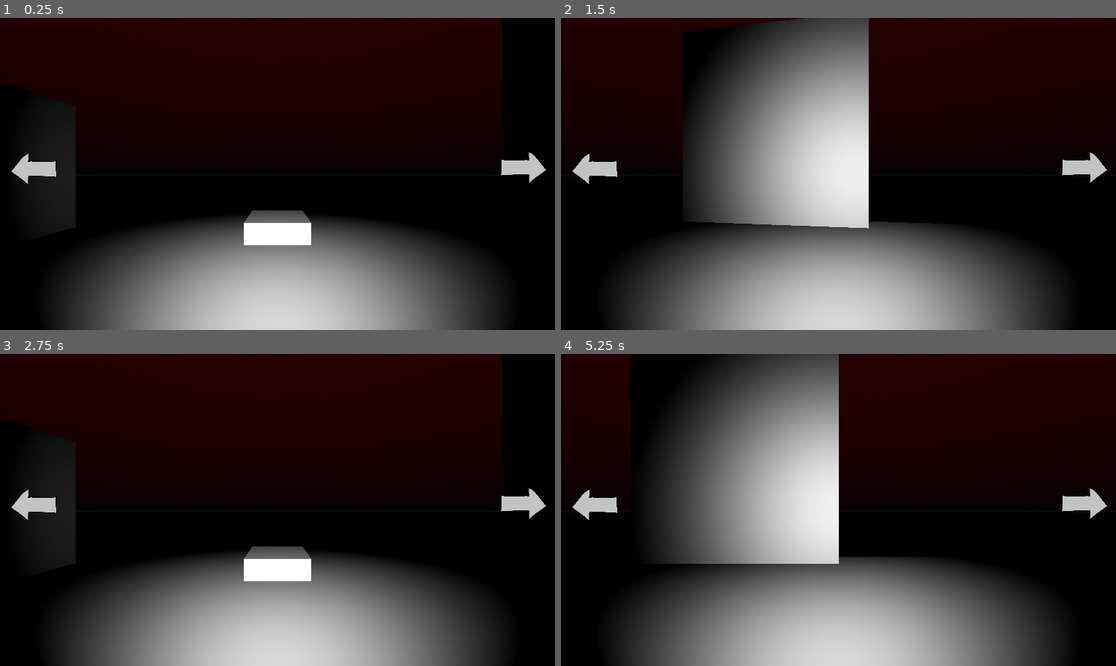
Above: before the commit, frames 1-4 (two rows, left to right).
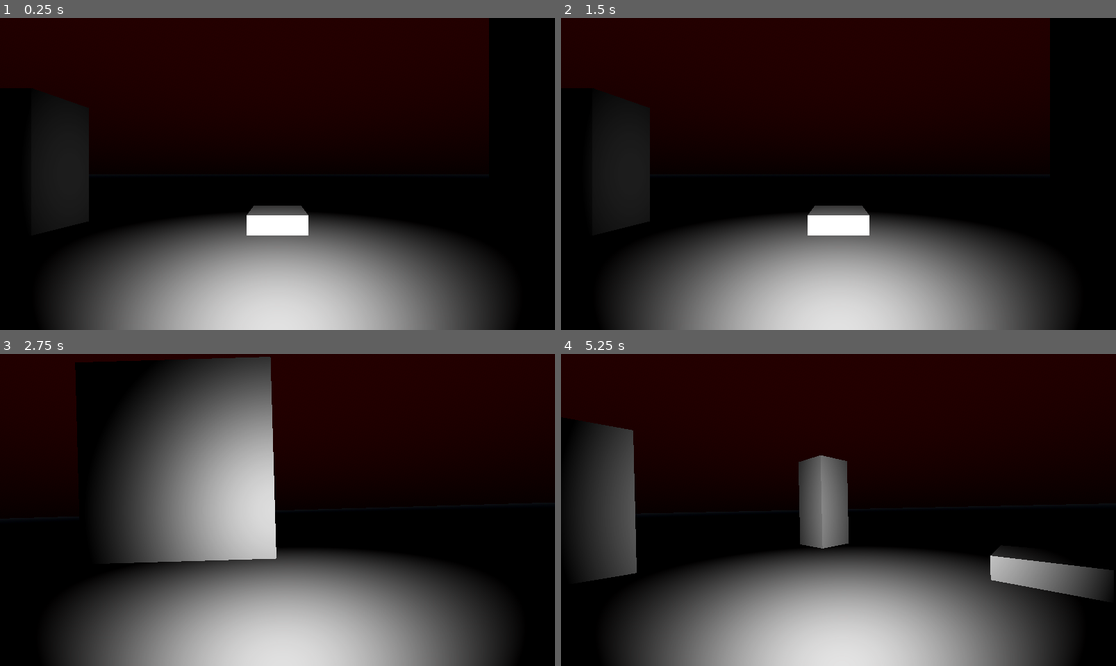
Above: after the commit, the same moments.

Repository: sinismylastname/White-Noise
Game: Godot game, scene res://main_game.tscn
Same seed, same stepped clock (60 frames per second), same inputs: the game is played once before the commit and once after it.
Inputs (mouse positions are in pixels of both pictures, inside the frame that each line leads up to):
- Up to frame 1 (0.25 s): no input
- Up to frame 2 (1.5 s): click (1082, 167) at 0.52 s; click (594, 167) at 1.27 s
- Up to frame 3 (2.75 s): tap Enter at 2 s; move the mouse to (399, 494) at 2.02 s; hold Right from 2.03 s (still down); tap A (Look Left, bound only after the commit) at 2.1 s; tap D (Look Right, bound only after the commit) at 2.3 s
- Up to frame 4 (5.25 s): move the mouse to (727, 525) at 2.77 s; release Right at 2.78 s; hold S (Move Backward, bound only after the commit) 2.78-3.53 s; tap D (Look Right, bound only after the commit) at 2.85, 3.8, 4.35 s; tap A (Look Left, bound only after the commit) at 3.05, 3.6, 4.55 s; tap Space at 3.5 s; move the mouse to (894, 441) at 3.52 s; hold Right 3.53-4.28 s; move the mouse to (810, 572) at 4.27 s; hold W (Move Forward, bound only after the commit) 4.28-5.03 s; tap Enter at 5 s; move the mouse to (1005, 556) at 5.02 s; hold Left from 5.03 s (still down); tap Alt at 5.1 s

The runs differ from the first frame. In frame 1, 2.9% of the frame differs, in the area x 0-99%, y 0-73%; in frame 2, 27%; in frame 3, 26%; in frame 4, 31%, in the area x 0-100%, y 0-80%.

Commit message:
movement, camera

Diff:
--- /dev/null
+++ b/control.tscn
@@ -0,0 +1,9 @@
+[gd_scene format=3 uid="uid://dmdpwiqyen7im"]
+
+[node name="Control" type="Control"]
+layout_mode = 3
+anchors_preset = 15
+anchor_right = 1.0
+anchor_bottom = 1.0
+grow_horizontal = 2
+grow_vertical = 2
--- a/main_game.tscn
+++ b/main_game.tscn
@@ -37,8 +37,8 @@
 shadow_enabled = true
 
 [node name="floor" type="CSGBox3D" parent="."]
-transform = Transform3D(1, 0, 0, 0, 1, 0, 0, 0, 1, 0, -0.13357544, 0)
-size = Vector3(10.725586, 0.03765869, 12.024414)
+transform = Transform3D(1, 0, 0, 0, 1, 0, 0, 0, 1, -1.9058228, -0.13357544, 4.0938873)
+size = Vector3(37.25818, 0.03765869, 31.104584)
 
 [node name="Player" parent="." instance=ExtResource("1_1oj5k")]
 
--- a/project.godot
+++ b/project.godot
@@ -19,6 +19,33 @@
 
 enabled=PackedStringArray("res://addons/godot_super-wakatime/plugin.cfg")
 
+[input]
+
+"Move Forward"={
+"deadzone": 0.2,
+"events": [Object(InputEventKey,"resource_local_to_scene":false,"resource_name":"","device":-1,"window_id":0,"alt_pressed":false,"shift_pressed":false,"ctrl_pressed":false,"meta_pressed":false,"pressed":false,"keycode":0,"physical_keycode":87,"key_label":0,"unicode":119,"location":0,"echo":false,"script":null)
+, Object(InputEventKey,"resource_local_to_scene":false,"resource_name":"","device":-1,"window_id":0,"alt_pressed":false,"shift_pressed":false,"ctrl_pressed":false,"meta_pressed":false,"pressed":false,"keycode":0,"physical_keycode":4194320,"key_label":0,"unicode":0,"location":0,"echo":false,"script":null)
+]
+}
+"Move Backward"={
+"deadzone": 0.2,
+"events": [Object(InputEventKey,"resource_local_to_scene":false,"resource_name":"","device":-1,"window_id":0,"alt_pressed":false,"shift_pressed":false,"ctrl_pressed":false,"meta_pressed":false,"pressed":false,"keycode":0,"physical_keycode":83,"key_label":0,"unicode":115,"location":0,"echo":false,"script":null)
+, Object(InputEventKey,"resource_local_to_scene":false,"resource_name":"","device":-1,"window_id":0,"alt_pressed":false,"shift_pressed":false,"ctrl_pressed":false,"meta_pressed":false,"pressed":false,"keycode":0,"physical_keycode":4194322,"key_label":0,"unicode":0,"location":0,"echo":false,"script":null)
+]
+}
+"Look Left"={
+"deadzone": 0.2,
+"events": [Object(InputEventKey,"resource_local_to_scene":false,"resource_name":"","device":-1,"window_id":0,"alt_pressed":false,"shift_pressed":false,"ctrl_pressed":false,"meta_pressed":false,"pressed":false,"keycode":0,"physical_keycode":65,"key_label":0,"unicode":97,"location":0,"echo":false,"script":null)
+, Object(InputEventKey,"resource_local_to_scene":false,"resource_name":"","device":-1,"window_id":0,"alt_pressed":false,"shift_pressed":false,"ctrl_pressed":false,"meta_pressed":false,"pressed":false,"keycode":0,"physical_keycode":4194319,"key_label":0,"unicode":0,"location":0,"echo":false,"script":null)
+]
+}
+"Look Right"={
+"deadzone": 0.2,
+"events": [Object(InputEventKey,"resource_local_to_scene":false,"resource_name":"","device":-1,"window_id":0,"alt_pressed":false,"shift_pressed":false,"ctrl_pressed":false,"meta_pressed":false,"pressed":false,"keycode":0,"physical_keycode":68,"key_label":0,"unicode":100,"location":0,"echo":false,"script":null)
+, Object(InputEventKey,"resource_local_to_scene":false,"resource_name":"","device":-1,"window_id":0,"alt_pressed":false,"shift_pressed":false,"ctrl_pressed":false,"meta_pressed":false,"pressed":false,"keycode":0,"physical_keycode":4194321,"key_label":0,"unicode":0,"location":0,"echo":false,"script":null)
+]
+}
+
 [rendering]
 
 renderer/rendering_method="gl_compatibility"
--- /dev/null
+++ b/scenes/pixelate.gdshader
@@ -0,0 +1,16 @@
+shader_type canvas_item;
+
+// 1. Tell Godot to grab the screen buffer
+uniform sampler2D screen_texture : hint_screen_texture, repeat_disable, filter_nearest;
+uniform int amount = 40;
+
+void fragment()
+{
+    // 2. Use SCREEN_UV instead of UV
+    vec2 grid_uv = round(SCREEN_UV * float(amount)) / float(amount);
+
+    // 3. Use the screen_texture sampler
+    vec4 text = texture(screen_texture, grid_uv);
+
+    COLOR = text;
+}
--- /dev/null
+++ b/scenes/pixelate_shader.tscn
@@ -0,0 +1,7 @@
+[gd_scene format=3 uid="uid://bl085isvh8unh"]
+
+[node name="SHADER" type="ColorRect"]
+offset_right = 1152.0
+offset_bottom = 648.0
+mouse_filter = 2
+color = Color(1, 1, 1, 0)
--- a/scenes/player.gd
+++ b/scenes/player.gd
@@ -1,23 +1,98 @@
-extends Node3D
+extends CharacterBody3D
 
 @onready var button_left = $Camera3D/PlayerUI/Left
 @onready var button_right = $Camera3D/PlayerUI/Right
+@onready var camera = $Camera
+@onready var flashlight = $Camera/Flashlight
 
 var target_rotation_y: float = 0.0
-var able_to_turn = true
+var max_velocity_z: float = 20.0
+var able_to_turn: bool = true
+var able_to_move:bool = true
+var current_angle: float
+
 
 func _init() -> void:
 	pass
 
+func _input(event: InputEvent) -> void:
+	handle_rotation()
+	handle_movement()
+	current_angle = posmod(int(target_rotation_y), 360)
+
+
+func handle_rotation() -> void:
+	if Input.is_action_just_pressed("Look Left"):
+		if able_to_turn:
+			target_rotation_y += 90
+			animate_rotation()
+		else:
+			pass
+	elif Input.is_action_just_pressed("Look Right"):
+		if able_to_turn:
+			target_rotation_y -= 90
+			animate_rotation()
+		else:
+			pass
+
+func handle_movement() -> void:
+	var angle = posmod(int(target_rotation_y), 360)
+
+	if angle == 90 or angle == 270:
+		able_to_move = false
+		return
+	elif angle == 0 or angle == 360:
+		able_to_move = true
+
+	if not able_to_move:
+		return
+
+	if Input.is_action_just_pressed("Move Forward"):
+		if angle == 0:
+			velocity.z -= 5.0
+		elif angle == 180:
+			velocity.z += 5.0
+
+	elif Input.is_action_just_pressed("Move Backward"):
+		if angle == 0:
+			velocity.z += 5.0
+		elif angle == 180:
+			velocity.z -= 5.0
+
+func handle_camera():
+	var mouse_pos = get_viewport().get_mouse_position()
+
+	var center_x = DisplayServer.window_get_size().x / 2
+	var offset_x = (mouse_pos.x - center_x) * 0.005
+
+	var center_y = DisplayServer.window_get_size().y / 2
+	var offset_y = -(mouse_pos.y - center_y) * 0.005 #negative because i forgot godot's coordinate system is weird af
+
+	if not able_to_move:
+		camera.position.z = clamp(lerp(camera.position.x, offset_x, 0.05), -2, 2)
+		camera.rotation_degrees.z = lerp(camera.rotation_degrees.z, -offset_x * 1.5, 0.05)
+		camera.rotation_degrees.x = lerp(camera.rotation_degrees.x, offset_y, 0.05)
+
+
+	elif able_to_move:
+		camera.position.z = lerpf(camera.position.x, 0, 0.05)
+		camera.rotation_degrees.z = lerpf(camera.rotation_degrees.z, 0, 0.05)
+		camera.rotation_degrees.x = lerpf(camera.rotation_degrees.x, 0, 0.05)
+
+
+
+
+
+
 func _process(delta: float) -> void:
-	pass
+	if velocity.z != 0:
+		velocity.z = lerp(velocity.z, 0.0, 0.05)
+	elif abs(velocity.z) >= max_velocity_z:
+		velocity.z = max_velocity_z
 
-func _on_left_pressed() -> void:
-	if able_to_turn:
-		target_rotation_y += 90
-		animate_rotation()
-	else:
-		pass
+	handle_camera()
+	move_and_slide()
+
 
 func _on_right_pressed() -> void:
 	if able_to_turn:
@@ -30,6 +105,6 @@
 	able_to_turn = false
 	var tween = get_tree().create_tween()
 
-	tween.tween_property(self, "rotation_degrees:y", target_rotation_y, 0.4).set_trans(Tween.TRANS_EXPO).set_ease(Tween.EASE_IN_OUT)
+	tween.tween_property(camera, "rotation_degrees:y", target_rotation_y, 0.4).set_trans(Tween.TRANS_EXPO).set_ease(Tween.EASE_IN_OUT)
 	await tween.finished
 	able_to_turn = true
--- a/scenes/player.tscn
+++ b/scenes/player.tscn
@@ -1,28 +1,41 @@
-[gd_scene load_steps=3 format=3 uid="uid://dbwc4dmpgj46g"]
+[gd_scene load_steps=7 format=3 uid="uid://dbwc4dmpgj46g"]
 
 [ext_resource type="Script" uid="uid://lqso1yvop8fl" path="res://scenes/player.gd" id="1_3vyb7"]
 [ext_resource type="PackedScene" uid="uid://ckehj4vnjt3nn" path="res://scenes/player_ui.tscn" id="2_g2els"]
+[ext_resource type="Shader" uid="uid://xqqusq0a24j5" path="res://scenes/pixelate.gdshader" id="3_dqkch"]
+[ext_resource type="PackedScene" uid="uid://bl085isvh8unh" path="res://scenes/pixelate_shader.tscn" id="3_qhqgy"]
 
-[node name="Player" type="Node3D"]
+[sub_resource type="ShaderMaterial" id="ShaderMaterial_qlg0r"]
+shader = ExtResource("3_dqkch")
+shader_parameter/amount = 100
+
+[sub_resource type="CapsuleShape3D" id="CapsuleShape3D_g2els"]
+radius = 0.3154297
+height = 1.4560547
+
+[node name="Player" type="CharacterBody3D"]
 script = ExtResource("1_3vyb7")
 
-[node name="Camera3D" type="Camera3D" parent="."]
-transform = Transform3D(1, 0, 0, 0, 1, 0, 0, 0, 1, 0, 1.0572908, -0.27890843)
+[node name="Camera" type="Camera3D" parent="."]
+transform = Transform3D(1, 0, 0, 0, 1, 0, 0, 0, 1, 0, 1, 0)
 current = true
 
-[node name="SpotLight3D" type="SpotLight3D" parent="Camera3D"]
+[node name="Flashlight" type="SpotLight3D" parent="Camera"]
 light_energy = 2.0
 spot_range = 7.7227364
 spot_angle = 56.33367
 
-[node name="PlayerUI" parent="Camera3D" instance=ExtResource("2_g2els")]
+[node name="SHADER" parent="Camera" instance=ExtResource("3_qhqgy")]
+visible = false
+material = SubResource("ShaderMaterial_qlg0r")
 
-[node name="CSGCylinder3D" type="CSGCylinder3D" parent="."]
-transform = Transform3D(1, 0, 0, 0, 1, 0, 0, 0, 1, 0, 0.6008111, 0)
-radius = 0.32666016
-height = 1.1591797
+[node name="PlayerUI" parent="Camera" instance=ExtResource("2_g2els")]
 
-[connection signal="pressed" from="Camera3D/PlayerUI/Right" to="." method="_on_right_pressed"]
-[connection signal="pressed" from="Camera3D/PlayerUI/Left" to="." method="_on_left_pressed"]
+[node name="CollisionShape3D" type="CollisionShape3D" parent="."]
+transform = Transform3D(1, 0, 0, 0, 1, 0, 0, 0, 1, 0, 0.5809326, 0)
+shape = SubResource("CapsuleShape3D_g2els")
 
-[editable path="Camera3D/PlayerUI"]
+[connection signal="pressed" from="Camera/PlayerUI/Right" to="." method="_on_right_pressed"]
+[connection signal="pressed" from="Camera/PlayerUI/Left" to="." method="_on_left_pressed"]
+
+[editable path="Camera/PlayerUI"]
--- a/scenes/player_ui.tscn
+++ b/scenes/player_ui.tscn
@@ -11,6 +11,7 @@
 grow_vertical = 2
 
 [node name="Right" type="TextureButton" parent="."]
+visible = false
 layout_mode = 0
 offset_left = 1029.0
 offset_top = 271.0
@@ -21,6 +22,7 @@
 stretch_mode = 0
 
 [node name="Left" type="TextureButton" parent="."]
+visible = false
 layout_mode = 0
 offset_left = 15.0
 offset_top = 274.0
@@ -30,10 +32,3 @@
 ignore_texture_size = true
 stretch_mode = 0
 flip_h = true
-
-[node name="SHADER" type="ColorRect" parent="."]
-layout_mode = 0
-offset_right = 1152.0
-offset_bottom = 648.0
-mouse_filter = 2
-color = Color(1, 1, 1, 0)
Not shown, added: scenes/pixelate.gdshader.uid
